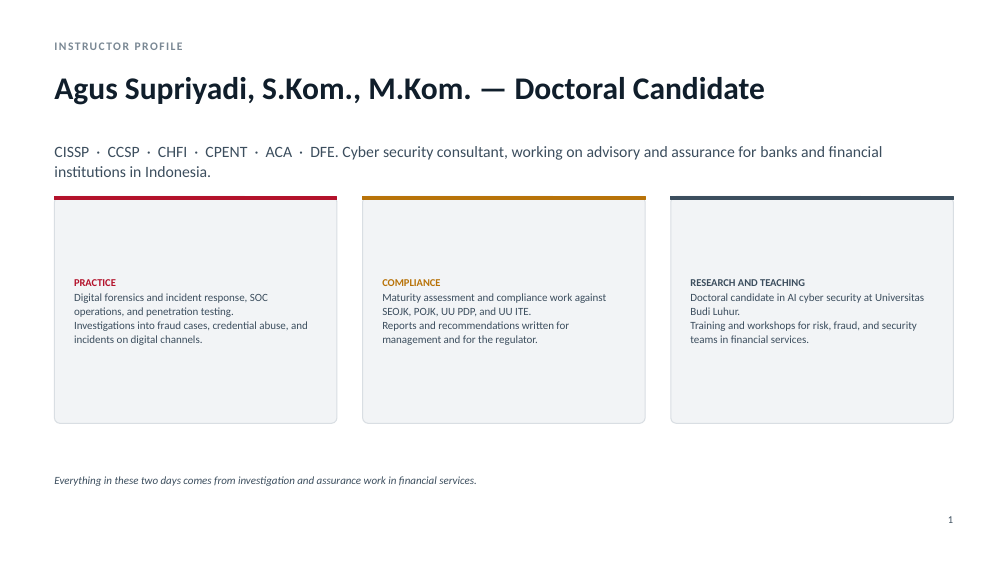
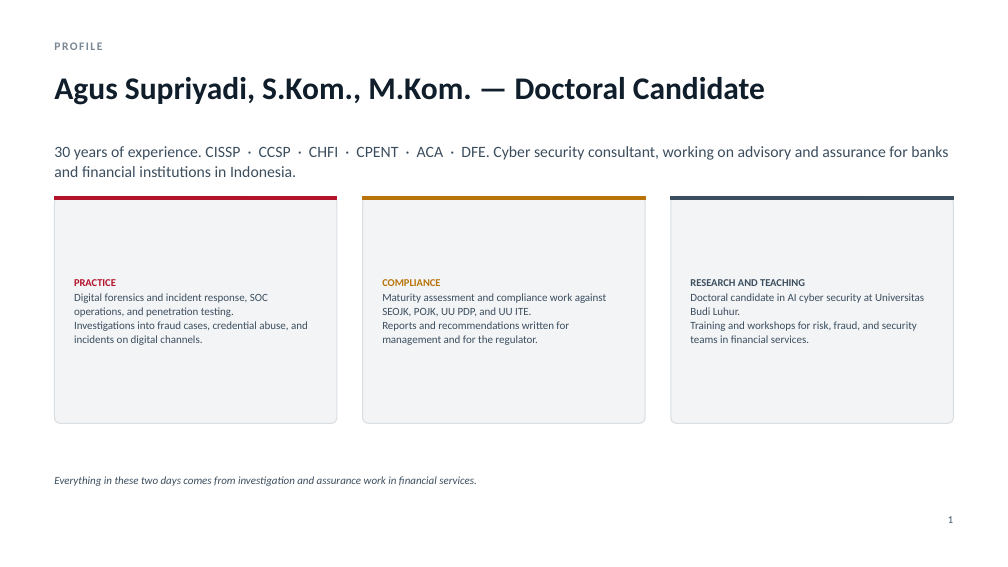
Before and after one commit to bosen/angkot, a slide deck: slide 2 of deck/Deck_Workshop_2Days_EN.pptx. Drawn at 1008x567 pixels with LibreOffice and Linux fonts; fonts in the diff are those of the drawing. Boxes give left, top, right and bottom in pixels: in the first picture for what was removed or moved away, otherwise in the second. Text is boxed around its words. In the diff, an @@ line names an element or a change of style, - is before the commit and + after.

```diff
--- a/deck/Deck_Workshop_2Days_EN.pptx
+++ b/deck/Deck_Workshop_2Days_EN.pptx
@@ text at box(54, 42, 102, 50): text changed @@
-INSTRUCTOR PROFILE
+PROFILE
@@ text at box(54, 146, 948, 177): text changed @@
-CISSP · CCSP · CHFI · CPENT · ACA · DFE. Cyber security consultant, working on advisory and assurance for banks and financial institutions in Indonesia.
+30 years of experience. CISSP · CCSP · CHFI · CPENT · ACA · DFE. Cyber security consultant, working on advisory and assurance for banks and financial institutions in Indonesia.
```
Also in this commit, not shown: 1 other file.
